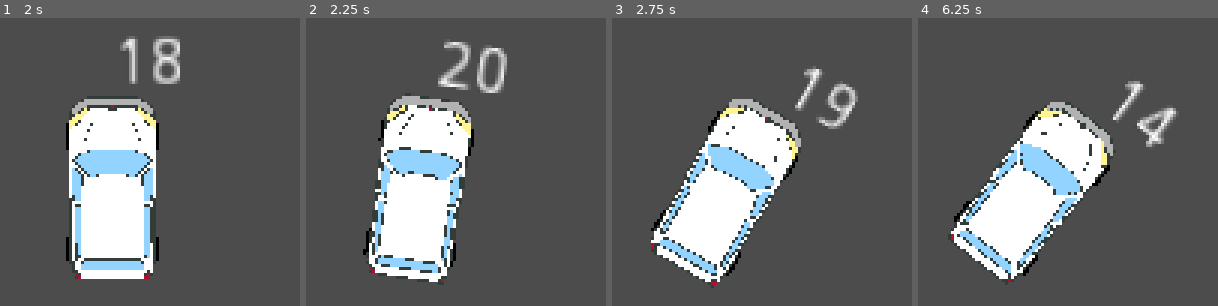
Above: before the commit, frames 1-4 (left to right).
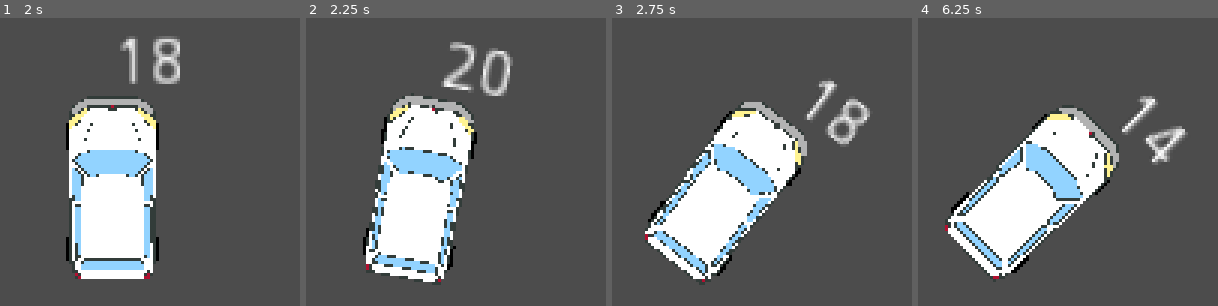
Above: after the commit, the same moments.

Repository: pastra98/DriveMeInsane
Game: Godot game, scene res://player/Player.tscn
Two runs of this game, one before a commit and one after it. Both use one fixed random seed, a clock stepped at 60 frames per second and the inputs below. This scene is started directly instead of the project's main scene.
Inputs:
- Up to frame 1 (2 s): tap Enter at 0.5 s; hold Right (ui_right) 0.53-1.28 s; tap 1 at 0.6 s; tap Space (ui_select) at 0.77, 1.25, 1.52 s; hold Down (ui_down) from 1.28 s (still down); tap 2 at 1.35 s
- Up to frame 2 (2.25 s): tap Enter at 2 s; release Down (ui_down) at 2.03 s; hold Right (ui_right) from 2.03 s (still down); tap F at 2.1 s
- Up to frame 3 (2.75 s): keep holding Right (ui_right)
- Up to frame 4 (6.25 s): release Right (ui_right) at 2.78 s; hold Up (ui_up) 2.78-3.53 s; tap 1 at 2.85, 5.1 s; tap Space (ui_select) at 3.02, 3.77, 4.52, 6.02 s; hold Left (ui_left) 3.53-5.03 s; tap 2 at 3.6, 5.85 s; tap F at 4.35 s; hold Down (ui_down) 5.03-5.78 s; hold Right (ui_right) from 5.78 s (still down)

Frame 1 is identical in both runs. In frame 2, 5.8% of the frame differs, in the area x 19-69%, y 8-93%; in frame 3, 9.1%; in frame 4, 9.4%, in the area x 9-90%, y 21-93%.
Error in both runs: Invalid get index 'unlocked_passengers' (on base: 'null instance'). (res://gui/gui_manager.gd:8)

Commit message:
bit more torque

Diff:
--- a/src/player/car.gd
+++ b/src/player/car.gd
@@ -7,7 +7,7 @@
 const MAX_FORWARD_VELOCITY = 900
 const DRAG_COEFFICIENT = 0.999 # Recommended: 0.99 - Affects how fast you slow down
 const BRAKE_POWER = 0.95 # Recommended: 0.99 - Affects how fast you slow down
-const STEERING_TORQUE = 8 # Affects turning speed
+const STEERING_TORQUE = 5 # Affects turning speed
 const STEERING_DAMP = 8 # 7 - Affects how fast the torque slows down
 
 var acceleration = MAX_ACCELERATION
@@ -84,7 +84,7 @@
     var y = clamp(_lv_override.y, -abs(max_speed.y), abs(max_speed.y))
     _lv_override = Vector2(x, y)
     # Torque depends that the vehicle is moving
-    var torque = lerp(0, STEERING_TORQUE, _lv_override.length() / (MAX_FORWARD_VELOCITY*2))
+    var torque = lerp(0, STEERING_TORQUE, _lv_override.length() / MAX_FORWARD_VELOCITY)
     # Steer Right
     if Input.is_action_pressed("ui_right"):
         state.angular_velocity = torque
